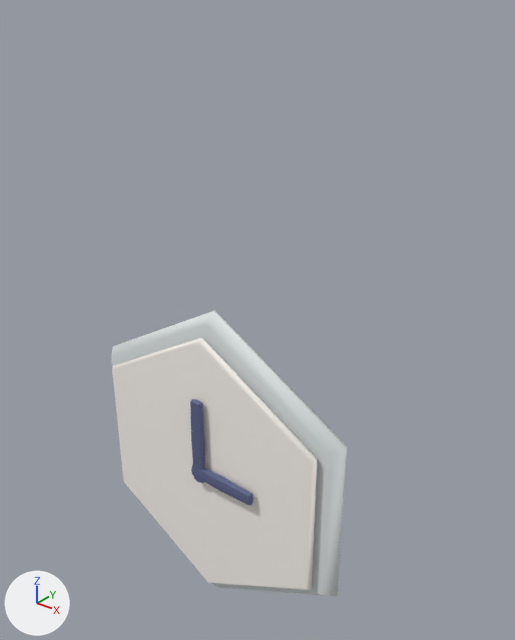
One commit to the glTF model dashboard/public/office/3d/props/wall-clock.glb: the scene before it, then after it.
One viewpoint serves both versions: a 50 mm lens placed at (0.68, -0.772, 1.05), pointed at (0.049, 0.017, 0.561). Arrows for +X, +Y and +Z are at lower left; the lights stay in place. The picture after the commit comes second. Where no turn or scale is listed for an object, it has been applied to the vertices. Vertices at exactly the same position are counted once.

In view in the first picture: 'part', 'part.001', 'part.002', 'part.003'.
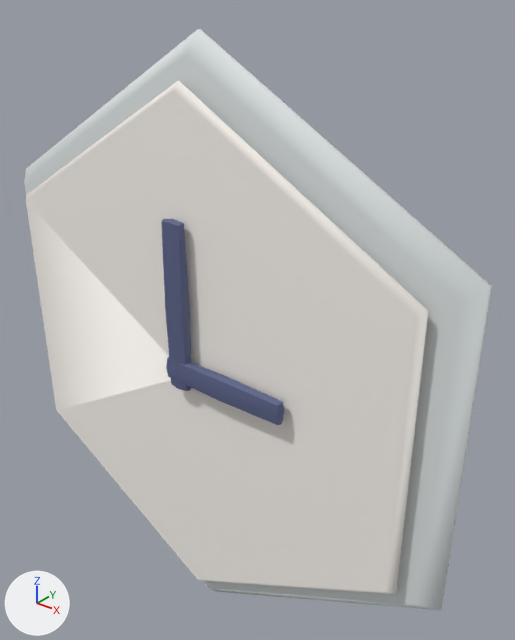
Where the newer file only moved an object's origin or applied its transform, the numbers keep the older frame.

Edits to the bpy script that builds the scene:
```text
Change me_part:
    used by ob_part; location = (0.0, -0.03, 0.29)
    remove me_part.from_pydata(...)  # 30 vertices, 48 faces; spans x -0.251..0.251, y -0.02..0.02, z -0.29..0.29
    add me_part.from_pydata(...)  # 30 vertices, 48 faces; spans x -0.427..0.427, y -0.04..0.016, z -0.29..0.696
    me_part part 1: the whole mesh is scaled about its middle by (1.7, 1.4, 1.7), then moved by (0.0, -0.012, 0.203)
Change me_part_001:
    used by ob_part_001; location = (0.0, -0.06, 0.29)
    remove me_part_001.from_pydata(...)  # 30 vertices, 48 faces; spans x -0.221..0.221, y -0.008..0.008, z -0.255..0.255
    add me_part_001.from_pydata(...)  # 30 vertices, 48 faces; spans x -0.375..0.375, y -0.035..-0.014, z -0.23..0.636
    me_part_001 part 2: the whole mesh is scaled about its middle by (1.7, 1.4, 1.7), then moved by (0.0, -0.024, 0.203)
Change me_part_002:
    used by ob_part_002; location = (0.0, -0.077, 0.36)
    remove me_part_002.from_pydata(...)  # 26 vertices, 48 faces; spans x -0.013..0.013, y -0.007..0.007, z -0.08..0.08
    add me_part_002.from_pydata(...)  # 26 vertices, 48 faces; spans x -0.021..0.021, y -0.119..-0.098, z 0.476..0.748
    me_part_002 part 3: the whole mesh is scaled about its middle by (1.7, 1.4, 1.7), then moved by (0.0, -0.108, 0.612)
Change ob_part_002:
    ob_part_002.location: (0.0, -0.077, 0.36) -> (0.0, 0.0, 0.0)
```

Changed parts and their boxes (x1, y1, x2, y2) in the pictures (515 x 640 px):
'part.001', rescaled (96% wider, 103% taller): before (112, 338, 317, 590); after (26, 81, 429, 594)
'part', rescaled (99% wider, 103% taller): before (112, 310, 347, 596); after (24, 29, 492, 610)
'part.002', rescaled (94% wider, 104% taller): before (190, 399, 205, 483); after (161, 219, 191, 391)
'part.003', unchanged, uncovered by the edit: before (191, 465, 253, 506); after (166, 357, 285, 425)
